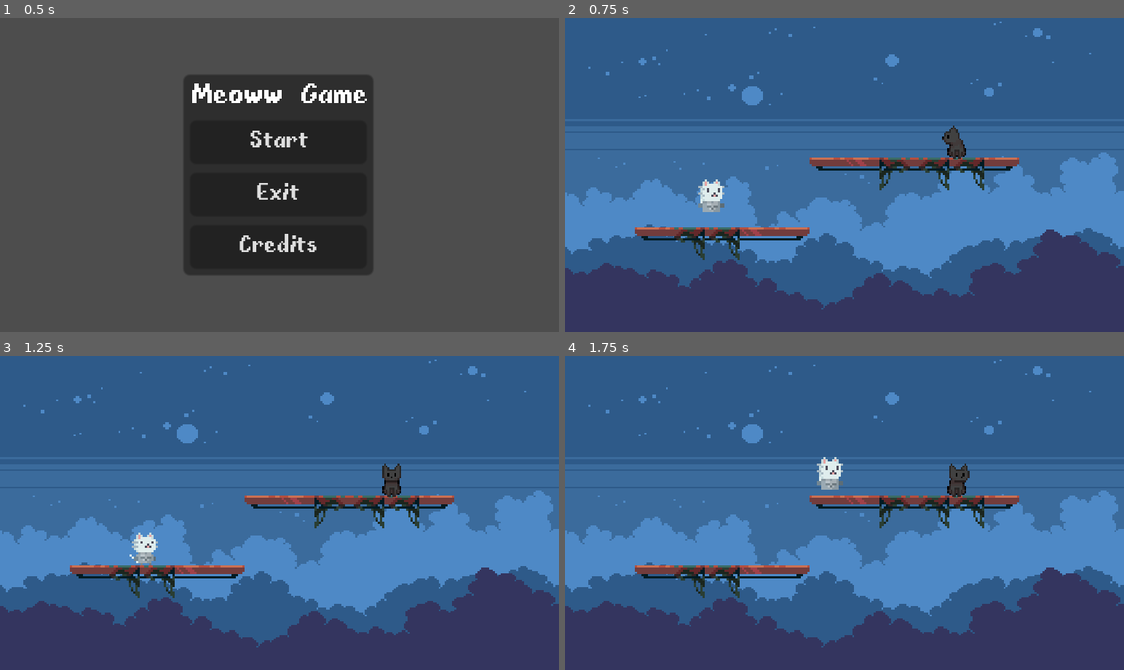
Above: before the commit, frames 1-4 (two rows, left to right).
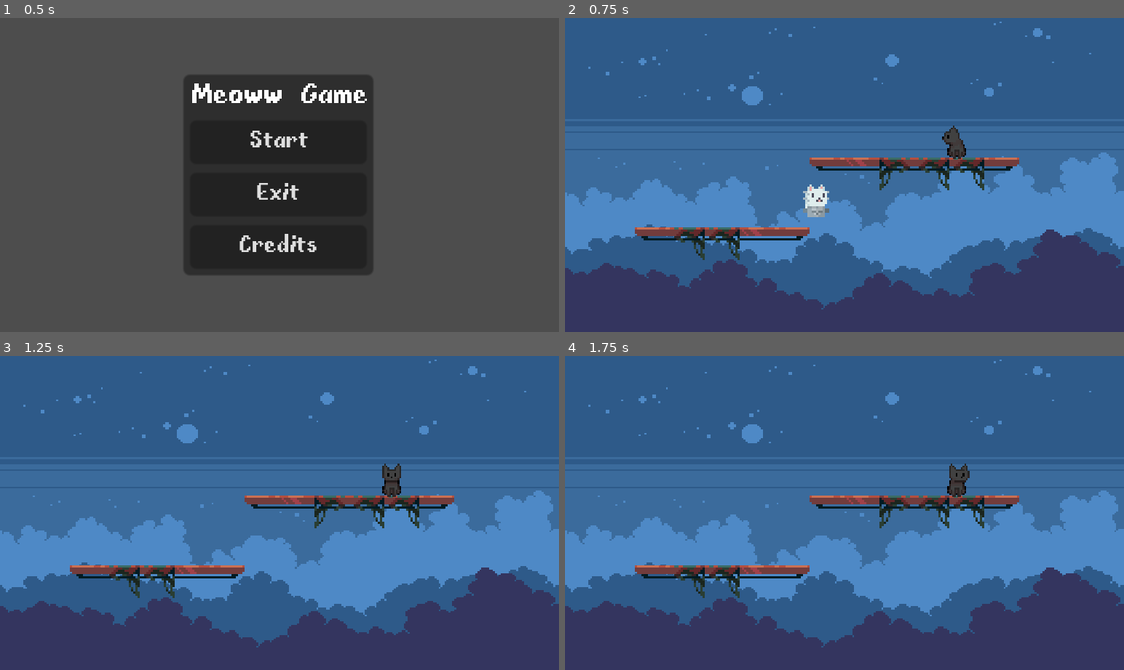
Above: after the commit, the same moments.

Repository: Cataaa0/Jueguito-Meowww
Game: Godot game, scene res://ui/main_menu.tscn
Same seed, same stepped clock (60 frames per second), same inputs: the game is played once before the commit and once after it.
Inputs:
- Up to frame 1 (0.5 s): no input
- Up to frame 2 (0.75 s): click "Start" at 0.5 s
- Up to frame 3 (1.25 s): no input
- Up to frame 4 (1.75 s): hold D (move_right) from 1.28 s (still down); tap W (jump) at 1.35, 1.52 s

Frame 1 is identical in both runs. In frame 2, 0.7% of the frame differs, in the area x 23-48%, y 51-64%; in frame 3, 0.3%; in frame 4, 0.4%.

Commit message:
create scene room

Diff:
--- a/scenes/Player.tscn
+++ b/scenes/Player.tscn
@@ -463,8 +463,8 @@
 [node name="AnimatedSprite2D" type="AnimatedSprite2D" parent="Pivot"]
 position = Vector2(1, -6)
 sprite_frames = SubResource("SpriteFrames_ojgnc")
-animation = &"jump"
-frame = 3
+animation = &"idle"
+frame = 4
 
 [node name="CollisionShape2D" type="CollisionShape2D" parent="."]
 position = Vector2(1, -3)
--- a/scenes/main.tscn
+++ b/scenes/main.tscn
@@ -526,7 +526,7 @@
 layer_0/tile_data = PackedInt32Array(393219, 393216, 4, 393220, 393216, 4, 393218, 327680, 4, 393221, 458752, 4, 393222, 589824, 4, 262152, 458752, 4, 262153, 524288, 4, 262151, 327680, 4, 262154, 393216, 4, 262155, 393216, 4, 262156, 589824, 4)
 
 [node name="CharacterBody2D" parent="." instance=ExtResource("6_3yxkx")]
-position = Vector2(66, 76)
+position = Vector2(114, 78)
 
 [node name="Enemy1" parent="." instance=ExtResource("6_fqn5n")]
 position = Vector2(180, 57)
--- /dev/null
+++ b/scenes/room.tscn
@@ -0,0 +1,135 @@
+[gd_scene load_steps=4 format=3 uid="uid://bnnb0ipvvrtqq"]
+
+[ext_resource type="Texture2D" uid="uid://g3pdctib36yc" path="res://resources/Room/Terrain (32x32).png" id="1_a56q8"]
+
+[sub_resource type="TileSetAtlasSource" id="TileSetAtlasSource_tvv7m"]
+texture = ExtResource("1_a56q8")
+texture_region_size = Vector2i(32, 32)
+1:3/0 = 0
+1:2/0 = 0
+1:1/0 = 0
+2:1/0 = 0
+3:1/0 = 0
+3:2/0 = 0
+3:3/0 = 0
+2:3/0 = 0
+2:2/0 = 0
+1:7/0 = 0
+1:7/0/terrain_set = 0
+1:7/0/terrain = 0
+1:7/0/terrains_peering_bit/right_side = 0
+1:7/0/terrains_peering_bit/bottom_side = 0
+2:7/0 = 0
+2:7/0/terrain_set = 0
+2:7/0/terrain = 0
+2:7/0/terrains_peering_bit/right_side = 0
+2:7/0/terrains_peering_bit/bottom_side = 0
+2:7/0/terrains_peering_bit/left_side = 0
+3:8/0 = 0
+3:8/0/terrain_set = 0
+3:8/0/terrain = 0
+3:8/0/terrains_peering_bit/bottom_side = 0
+3:8/0/terrains_peering_bit/left_side = 0
+3:8/0/terrains_peering_bit/top_side = 0
+3:9/0 = 0
+3:9/0/terrain_set = 0
+3:9/0/terrain = 0
+3:9/0/terrains_peering_bit/left_side = 0
+3:9/0/terrains_peering_bit/top_side = 0
+2:9/0 = 0
+2:9/0/terrain_set = 0
+2:9/0/terrain = 0
+2:9/0/terrains_peering_bit/right_side = 0
+2:9/0/terrains_peering_bit/left_side = 0
+2:9/0/terrains_peering_bit/top_side = 0
+2:8/0 = 0
+2:8/0/terrain_set = 0
+2:8/0/terrain = 0
+2:8/0/terrains_peering_bit/right_side = 0
+2:8/0/terrains_peering_bit/bottom_side = 0
+2:8/0/terrains_peering_bit/left_side = 0
+2:8/0/terrains_peering_bit/top_side = 0
+1:8/0 = 0
+1:8/0/terrain_set = 0
+1:8/0/terrain = 0
+1:8/0/terrains_peering_bit/right_side = 0
+1:8/0/terrains_peering_bit/bottom_side = 0
+1:8/0/terrains_peering_bit/top_side = 0
+1:9/0 = 0
+1:9/0/terrain_set = 0
+1:9/0/terrain = 0
+1:9/0/terrains_peering_bit/right_side = 0
+1:9/0/terrains_peering_bit/top_side = 0
+3:7/0 = 0
+3:7/0/terrain_set = 0
+3:7/0/terrain = 0
+3:7/0/terrains_peering_bit/bottom_side = 0
+3:7/0/terrains_peering_bit/left_side = 0
+2:5/0 = 0
+3:5/0 = 0
+1:5/0 = 0
+5:3/0 = 0
+5:2/0 = 0
+5:1/0 = 0
+5:7/0 = 0
+5:8/0 = 0
+5:9/0 = 0
+10:4/0 = 0
+10:5/0 = 0
+8:4/0 = 0
+7:4/0 = 0
+7:5/0 = 0
+8:5/0 = 0
+5:5/0 = 0
+8:2/0 = 0
+7:2/0 = 0
+7:1/0 = 0
+8:1/0 = 0
+10:2/0 = 0
+10:1/0 = 0
+7:7/0 = 0
+8:7/0 = 0
+8:8/0 = 0
+7:8/0 = 0
+10:7/0 = 0
+10:8/0 = 0
+10:10/0 = 0
+10:11/0 = 0
+8:10/0 = 0
+7:10/0 = 0
+7:11/0 = 0
+8:11/0 = 0
+5:11/0 = 0
+3:11/0 = 0
+2:11/0 = 0
+1:11/0 = 0
+13:4/0 = 0
+13:5/0 = 0
+11:4/0 = 0
+11:5/0 = 0
+11:1/0 = 0
+11:2/0 = 0
+13:2/0 = 0
+13:1/0 = 0
+11:7/0 = 0
+11:8/0 = 0
+13:7/0 = 0
+13:8/0 = 0
+13:10/0 = 0
+13:11/0 = 0
+11:10/0 = 0
+11:11/0 = 0
+
+[sub_resource type="TileSet" id="TileSet_q0ewr"]
+tile_size = Vector2i(32, 32)
+terrain_set_0/mode = 2
+terrain_set_0/terrain_0/name = "floor"
+terrain_set_0/terrain_0/color = Color(0.501961, 0.345098, 0.25098, 1)
+sources/2 = SubResource("TileSetAtlasSource_tvv7m")
+
+[node name="Room" type="Node2D"]
+
+[node name="TileMap" type="TileMap" parent="."]
+tile_set = SubResource("TileSet_q0ewr")
+format = 2
+layer_0/tile_data = PackedInt32Array(0, 65538, 7, 65536, 65538, 8, 131072, 65538, 8, 196608, 65538, 9, 196609, 131074, 9, 196610, 131074, 9, 196611, 131074, 9, 196613, 131074, 9, 196612, 131074, 9, 196614, 131074, 9, 196615, 196610, 9, 131079, 196610, 8, 65543, 196610, 8, 7, 196610, 7, 6, 131074, 7, 5, 131074, 7, 4, 131074, 7, 2, 131074, 7, 3, 131074, 7, 1, 131074, 7, 65537, 131074, 8, 65538, 131074, 8, 65539, 131074, 8, 131073, 131074, 8, 131076, 131074, 8, 131075, 131074, 8, 131074, 131074, 8, 65540, 131074, 8, 65541, 131074, 8, 131077, 131074, 8, 65542, 131074, 8, 131078, 131074, 8)
Binary file added: resources/Room/Terrain (32x32).png
Not shown, added: resources/Room/Terrain (32x32).png.import
